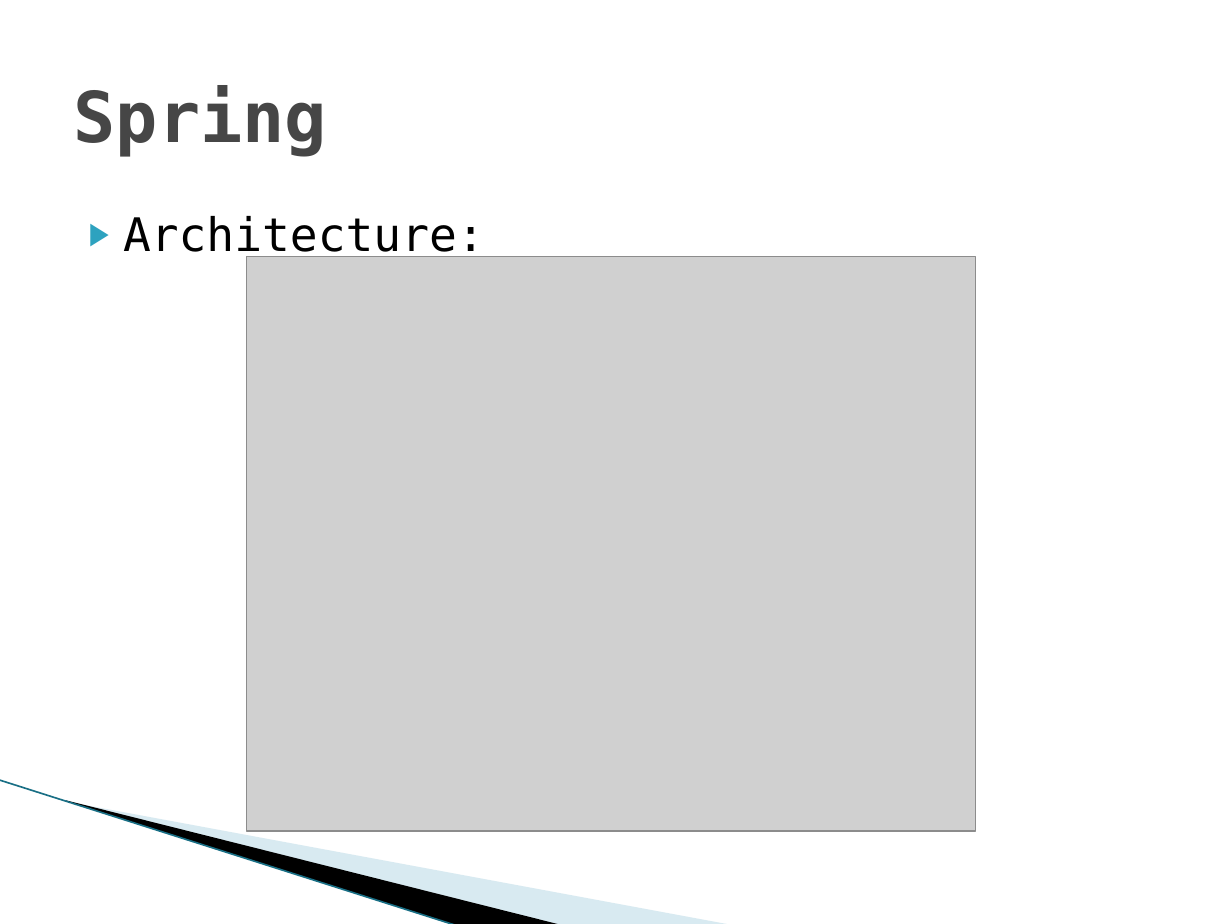
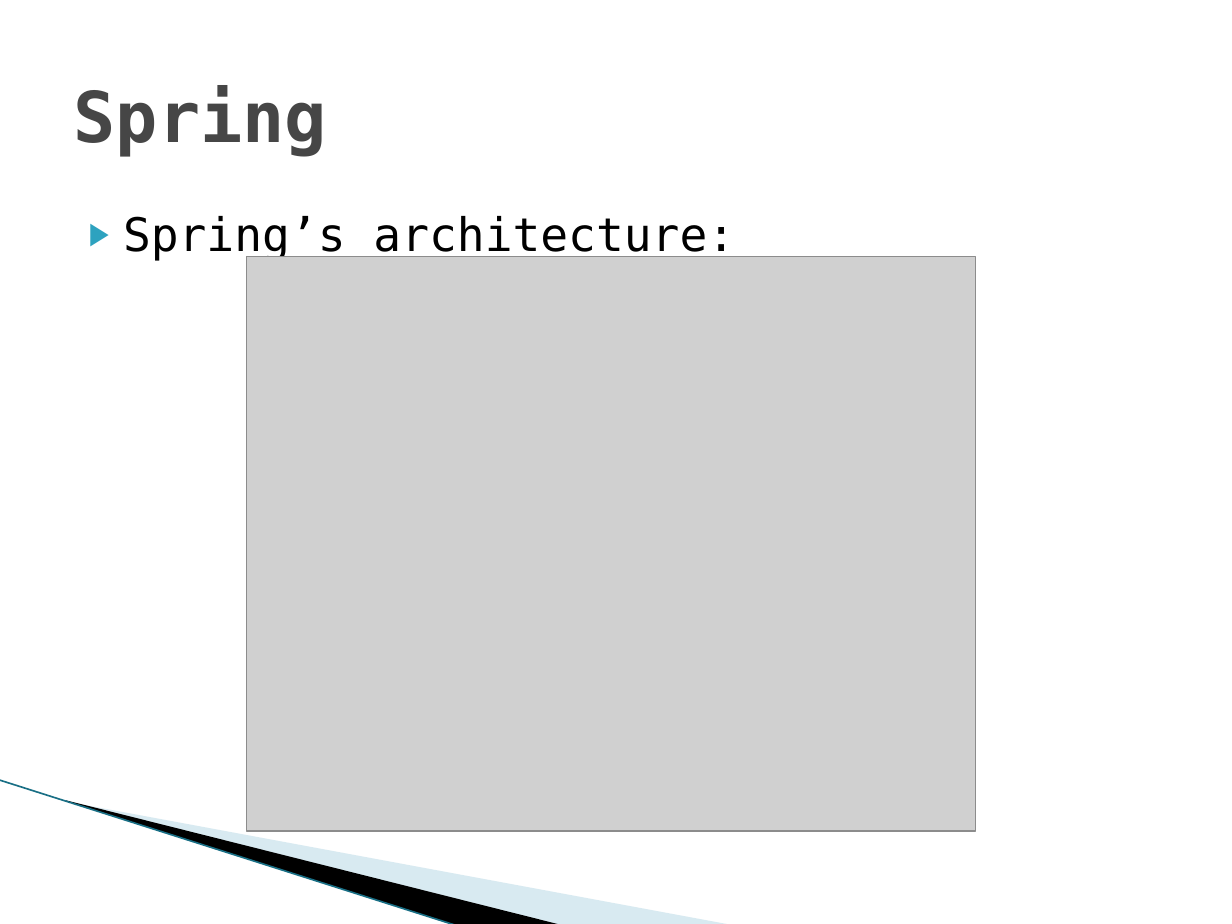
Before and after one commit to PusHGoD/DemoSpring, a slide deck: slide 4 of Spring.pptx (slide 5 before the commit). Drawn at 1232x924 pixels with LibreOffice and Linux fonts; fonts in the diff are those of the drawing; grey boxes stand for pictures; background and template pictures are left out. Boxes give left, top, right and bottom in pixels: in the first picture for what was removed or moved away, otherwise in the second. Text is boxed around its words. In the diff, an @@ line names an element or a change of style, - is before the commit and + after.

```diff
--- a/Spring.pptx
+++ b/Spring.pptx
@@ text at box(123, 216, 735, 262): text changed @@
-▶ Architecture:
+▶ Spring’s architecture:
```
Also in this commit, not shown: 6 other slides changed, 6 slides added, 6 slides removed.
